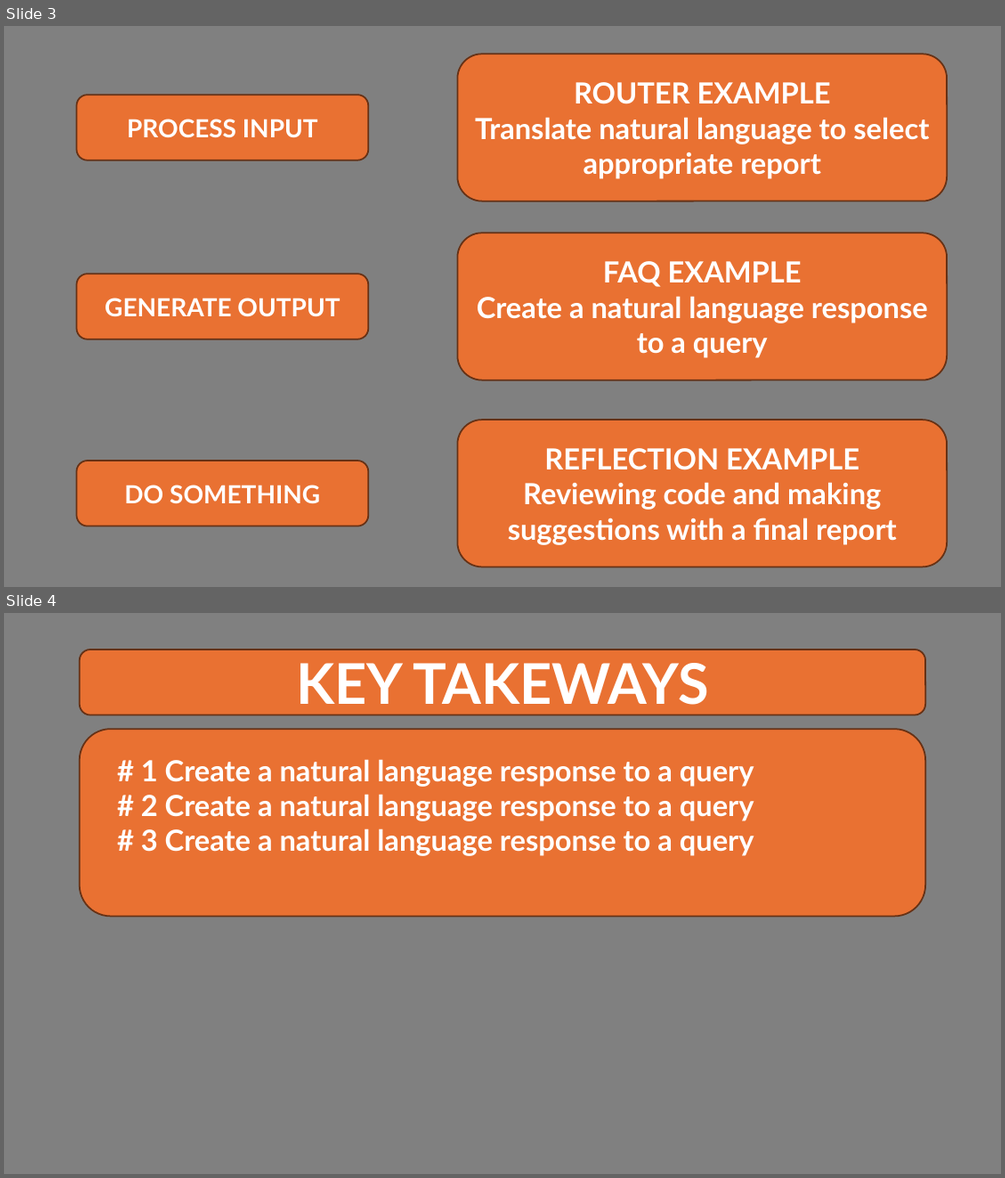
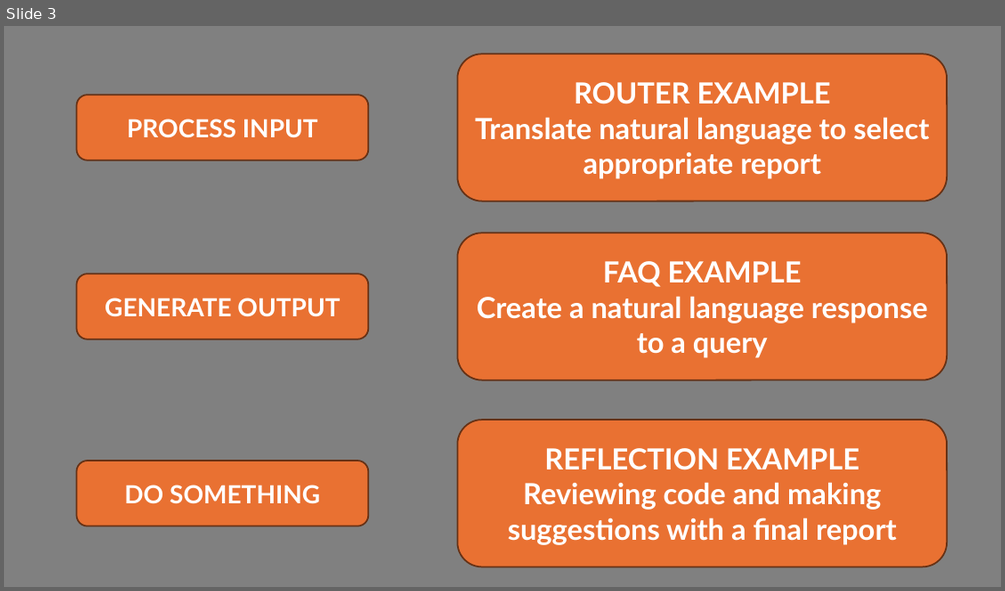
Before and after one commit to Python-Test-Engineer/btnpy, a slide deck: ai-agents.pptx. Shown one above the other, each under a label of ours: slides 3 and 4 before the commit, slide 3 after it. The pictures are 1005x1178 and 1005x591 pixels, drawn with LibreOffice and Linux fonts; fonts in the diff are those of the drawing. Boxes give left, top, right and bottom in pixels: in the first picture for what was removed or moved away, otherwise in the second. Text is boxed around its words. In the diff, an @@ line names an element or a change of style, - is before the commit and + after.

```diff
--- a/ai-agents.pptx
+++ b/ai-agents.pptx
@@ slide 4 removed at bbox=[4, 613, 1001, 1174], background #808080 @@
@@ rounded rectangle removed at bbox=[80, 649, 925, 715] @@
-KEY TAKEWAYS
@@ rounded rectangle removed at bbox=[80, 729, 925, 916] @@
-# 1 Create a natural language response to a query
-# 2 Create a natural language response to a query
-# 3 Create a natural language response to a query
```
Also in this commit, not shown: 5 slides added, 11 other files.
